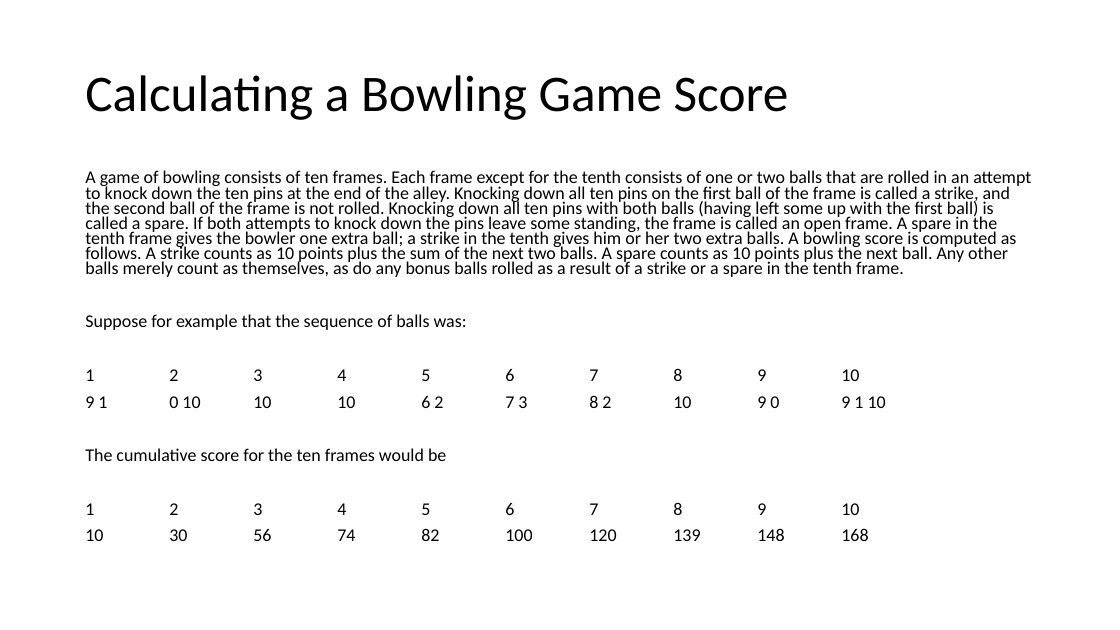
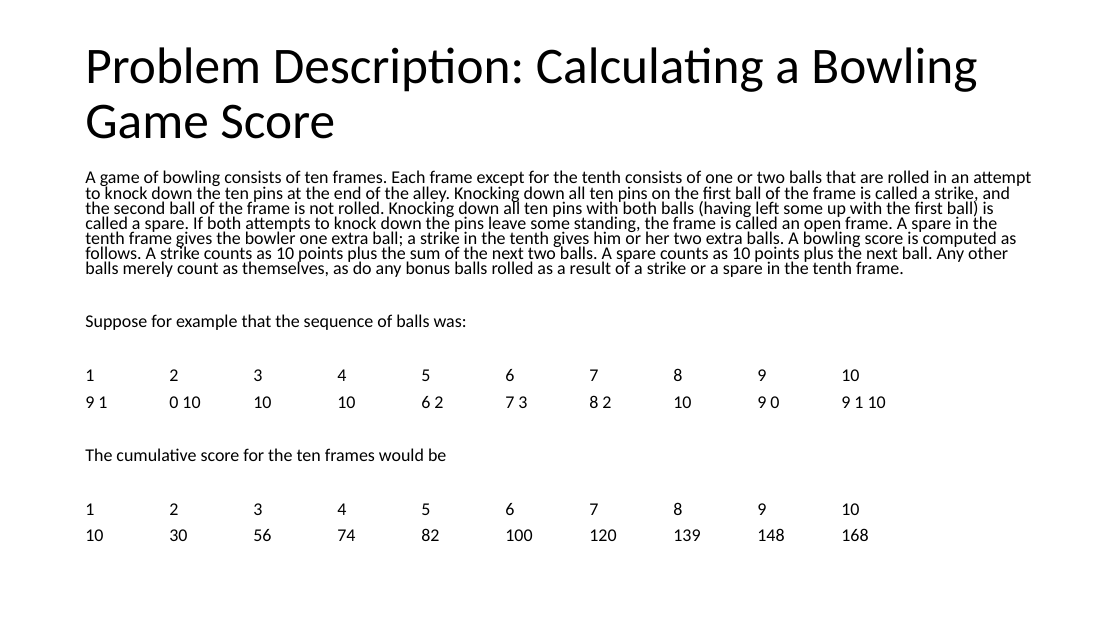
Before and after one commit to jonathan-r-jones/Mob-Programming-Demo, a slide deck: slide 10 of mob.pptx (slide 11 before the commit). Drawn at 1120x630 pixels with LibreOffice and Linux fonts; fonts in the diff are those of the drawing. Boxes give left, top, right and bottom in pixels: in the first picture for what was removed or moved away, otherwise in the second. Text is boxed around its words. In the diff, an @@ line names an element or a change of style, - is before the commit and + after.

Commit message:
Nov-15-2020_11:47_PM

```diff
--- a/mob.pptx
+++ b/mob.pptx
@@ title at bbox=[85, 47, 977, 139]: text changed @@
-Calculating a Bowling Game Score
+Problem Description: Calculating a Bowling Game Score
```
Also in this commit, not shown: 2 other slides changed, 1 slide added.
